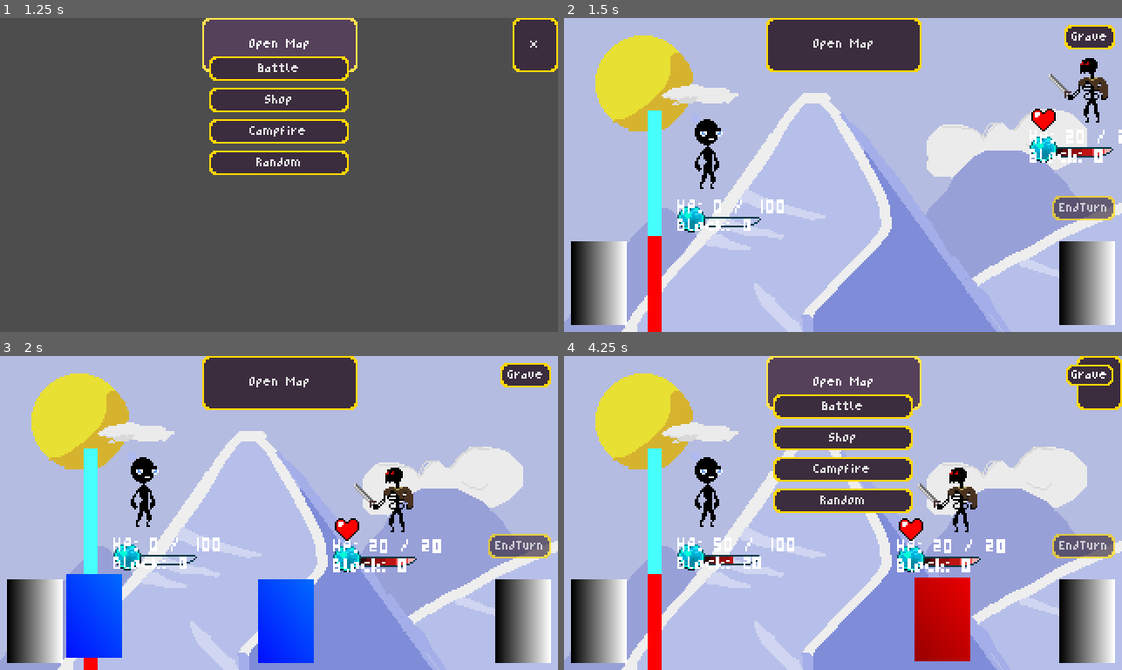
Above: before the commit, frames 1-4 (two rows, left to right).
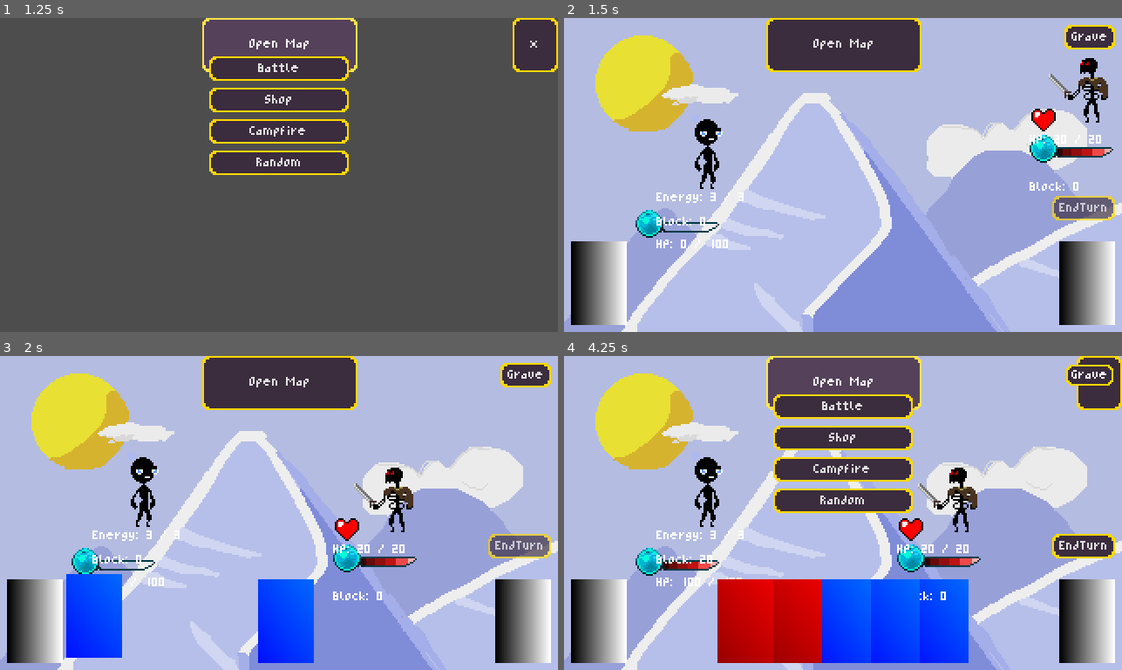
Above: after the commit, the same moments.

Repository: Morph1s/Psychopompos
Game: Godot game, scene res://scenes/main.tscn
Same seed, same stepped clock (60 frames per second), same inputs: the game is played once before the commit and once after it.
Inputs (mouse positions are in pixels of both pictures, inside the frame that each line leads up to):
- Up to frame 1 (1.25 s): click "Open Map" at 0.5 s
- Up to frame 2 (1.5 s): click "Battle" at 1.25 s
- Up to frame 3 (2 s): no input
- Up to frame 4 (4.25 s): click "Grave" at 2 s; click (1082, 547) at 2.75 s, where only the run before the commit has a clickable "EndTurn"; click "Open Map" at 3.5 s

Frame 1 is identical in both runs. In frame 2, 3.3% of the frame differs, in the area x 12-100%, y 29-100%; in frame 3, 2.8%; in frame 4, 17%, in the area x 12-99%, y 29-100%.

Commit message:
feat: 113 Implementing Energy-Cost Besides Implementing Logik, I also made changes to the PlayerHud and made an entry in the StateMachine. closes #113

Diff:
--- a/resources/cards/defend.tres
+++ b/resources/cards/defend.tres
@@ -24,4 +24,5 @@
 on_play_action = Array[ExtResource("1_gmmty")]([SubResource("Resource_jcy5c")])
 on_graveyard_action = Array[ExtResource("1_gmmty")]([])
 targeted = false
+energy_cost = 1
 metadata/_custom_type_script = "uid://4vek3hvofbhy"
--- a/resources/cards/strike.tres
+++ b/resources/cards/strike.tres
@@ -24,4 +24,5 @@
 on_play_action = Array[ExtResource("1_fkwoo")]([SubResource("Resource_70hq6")])
 on_graveyard_action = Array[ExtResource("1_fkwoo")]([])
 targeted = true
+energy_cost = 1
 metadata/_custom_type_script = "uid://4vek3hvofbhy"
--- /dev/null
+++ b/resources/characters/Warrior_Stats.tres
@@ -0,0 +1,9 @@
+[gd_resource type="Resource" script_class="PlayerStats" load_steps=2 format=3 uid="uid://cdma0wk0jbcac"]
+
+[ext_resource type="Script" uid="uid://bxxpdijpxt8sn" path="res://scripts/custom_resources/player_stats.gd" id="1_pdq4i"]
+
+[resource]
+script = ExtResource("1_pdq4i")
+maximum_energy = 3
+maximum_hitpoints = 50
+metadata/_custom_type_script = "uid://bxxpdijpxt8sn"
--- a/scenes/characters/test_character.tscn
+++ b/scenes/characters/test_character.tscn
@@ -1,18 +1,11 @@
-[gd_scene load_steps=5 format=3 uid="uid://6wnlmm80st27"]
+[gd_scene load_steps=4 format=3 uid="uid://6wnlmm80st27"]
 
 [ext_resource type="PackedScene" uid="uid://b086lic3ys2g6" path="res://scenes/characters/character.tscn" id="1_t8p1r"]
+[ext_resource type="Resource" uid="uid://cdma0wk0jbcac" path="res://resources/characters/Warrior_Stats.tres" id="2_uexm4"]
 [ext_resource type="Texture2D" uid="uid://dswkxd5k64ba1" path="res://assets/graphics/characters/placeHolder_player1.png" id="2_wllic"]
-[ext_resource type="Script" uid="uid://bxxpdijpxt8sn" path="res://scripts/custom_resources/player_stats.gd" id="2_yi1db"]
-
-[sub_resource type="Resource" id="Resource_pvixp"]
-script = ExtResource("2_yi1db")
-maximum_energy = 3
-maximum_energy_deficit = 3
-maximum_hitpoints = 25
-metadata/_custom_type_script = "uid://bxxpdijpxt8sn"
 
 [node name="TestCharacter" instance=ExtResource("1_t8p1r")]
-stats = SubResource("Resource_pvixp")
+stats = ExtResource("2_uexm4")
 
 [node name="CharacterImage" parent="." index="0"]
 texture = ExtResource("2_wllic")
--- a/scenes/encounters/battle.tscn
+++ b/scenes/encounters/battle.tscn
@@ -69,6 +69,7 @@
 
 [connection signal="choose_enemy_intents" from="StateMachine/PlayerStartTurn" to="." method="_on_player_start_turn_choose_enemy_intents"]
 [connection signal="draw_cards" from="StateMachine/PlayerStartTurn" to="." method="_on_player_start_turn_draw_cards"]
+[connection signal="reset_energy" from="StateMachine/PlayerStartTurn" to="." method="_on_player_start_turn_reset_energy"]
 [connection signal="resolve_enemy_intents" from="StateMachine/EnemyTurn" to="." method="_on_enemy_turn_resolve_enemy_intents"]
 [connection signal="mouse_entered" from="PlayArea" to="CardHandler" method="_on_play_area_mouse_entered"]
 [connection signal="mouse_exited" from="PlayArea" to="CardHandler" method="_on_play_area_mouse_exited"]
--- a/scenes/ui/entity_hud.tscn
+++ b/scenes/ui/entity_hud.tscn
@@ -1,15 +1,9 @@
-[gd_scene load_steps=7 format=3 uid="uid://qm4xvb6vqwt6"]
+[gd_scene load_steps=5 format=3 uid="uid://qm4xvb6vqwt6"]
 
 [ext_resource type="Theme" uid="uid://gu54ssij03su" path="res://resources/theme/main_theme.tres" id="1_elymy"]
 [ext_resource type="Script" uid="uid://rqst1nkft1gr" path="res://scripts/ui/entity_hud.gd" id="1_qf4hu"]
 [ext_resource type="Texture2D" uid="uid://cx7lhttskmu26" path="res://assets/graphics/ui/hp_energy_bar/hpbar_over.png" id="3_yp36h"]
 [ext_resource type="Texture2D" uid="uid://ddgrrrit28y50" path="res://assets/graphics/ui/hp_energy_bar/hpbar_progress.png" id="4_1ufrs"]
-
-[sub_resource type="LabelSettings" id="LabelSettings_cu66s"]
-font_size = 9
-
-[sub_resource type="LabelSettings" id="LabelSettings_yp36h"]
-font_size = 9
 
 [node name="EntityHud" type="Control"]
 layout_mode = 3
@@ -32,17 +26,17 @@
 texture_progress_offset = Vector2(16, 0)
 
 [node name="BlockLabel" type="Label" parent="."]
-layout_mode = 0
-offset_top = 8.0
+layout_mode = 1
+anchors_preset = 2
+anchor_top = 1.0
+anchor_bottom = 1.0
+offset_top = -13.0
 offset_right = 47.0
-offset_bottom = 21.0
+grow_vertical = 0
 text = "Block:"
-label_settings = SubResource("LabelSettings_cu66s")
 
 [node name="HpLabel" type="Label" parent="."]
-layout_mode = 0
-offset_top = -3.0
+layout_mode = 1
 offset_right = 40.0
-offset_bottom = 10.0
+offset_bottom = 13.0
 text = "HP:"
-label_settings = SubResource("LabelSettings_yp36h")
--- a/scenes/ui/player_hud.tscn
+++ b/scenes/ui/player_hud.tscn
@@ -16,29 +16,48 @@
 [node name="PlayerHud" instance=ExtResource("1_e6e0b")]
 offset_left = 20.0
 offset_top = 130.0
-offset_right = 60.0
-offset_bottom = 150.0
+offset_right = 95.0
+offset_bottom = 168.0
 script = ExtResource("2_31ty4")
 
 [node name="HpBar" parent="." index="0"]
-offset_left = 12.0
-offset_top = 7.0
-offset_right = 76.0
-offset_bottom = 15.0
+layout_mode = 1
+anchors_preset = 8
+anchor_left = 0.5
+anchor_top = 0.5
+anchor_right = 0.5
+anchor_bottom = 0.5
+offset_left = -32.0
+offset_top = -8.0
+offset_right = 32.0
+offset_bottom = 4.0
+grow_horizontal = 2
+grow_vertical = 2
 
 [node name="BlockLabel" parent="." index="1"]
-offset_left = 12.0
-offset_top = 15.0
-offset_right = 59.0
-offset_bottom = 28.0
+anchors_preset = 4
+anchor_top = 0.5
+anchor_bottom = 0.5
+offset_top = -6.5
+offset_bottom = 6.5
+grow_vertical = 2
 
 [node name="HpLabel" parent="." index="2"]
-offset_left = 12.0
-offset_top = 4.0
-offset_right = 52.0
-offset_bottom = 17.0
+anchors_preset = 2
+anchor_top = 1.0
+anchor_bottom = 1.0
+offset_top = -13.0
+offset_bottom = 0.0
+grow_vertical = 0
 
-[node name="EnergyBar" type="TextureProgressBar" parent="." index="3"]
+[node name="EnergyLabel" type="Label" parent="." index="3"]
+layout_mode = 1
+offset_right = 40.0
+offset_bottom = 11.0
+text = "Energy:"
+
+[node name="EnergyBar" type="TextureProgressBar" parent="." index="4"]
+visible = false
 layout_mode = 1
 anchors_preset = -1
 anchor_left = 0.05
--- a/scripts/battle/battle.gd
+++ b/scripts/battle/battle.gd
@@ -30,6 +30,9 @@
 func _on_player_start_turn_choose_enemy_intents() -> void:
 	enemy_handler.choose_intent()
 
+func _on_player_start_turn_reset_energy() -> void:
+	player_character.reset_energy()
+
 #endregion
 
 #region enemy turn
--- a/scripts/battle/card_handler.gd
+++ b/scripts/battle/card_handler.gd
@@ -27,6 +27,7 @@
 var hovered_enemy_id: int = -1
 var mouse_on_play_area: bool = false
 
+const WARRIOR_STATS : PlayerStats = preload("res://resources/characters/Warrior_Stats.tres")
 
 var draw_pile: Array[CardType]
 var hand: Array[Card] = []
@@ -113,6 +114,7 @@
 	if not hand.is_empty():
 		_update_hand_positions()
 
+
 #region local functions
 
 # used to animate the cards to their respective position
@@ -166,14 +168,20 @@
 	# play targeted card
 	if selected_card:
 		if event.is_action_released("left_click") and selected_card.card_type.targeted and hovered_enemy_id>-1:
+			print("card cost: ", selected_card.card_type.energy_cost)
+			for i in range(selected_card.card_type.energy_cost):
+				WARRIOR_STATS.lose_one_energy()                      # resolve energy_cost
 			selected_card.play(hovered_enemy_id)
 			discard_card_from_hand(selected_card)
 			deselect_card()
 
 
-	# play untageted card
+	# play untargeted card
 	if selected_card:
 		if event.is_action_released("left_click") and !selected_card.card_type.targeted and mouse_on_play_area:
+			print("card cost: ", selected_card.card_type.energy_cost)
+			for i in range(selected_card.card_type.energy_cost):
+				WARRIOR_STATS.lose_one_energy()                       # resolve energy_cost
 			selected_card.play()
 			discard_card_from_hand(selected_card)
 			deselect_card()
@@ -213,9 +221,10 @@
 #endregion
 
 
+## for determening mouseposition
 func _on_play_area_mouse_entered() -> void:
-	mouse_on_play_area = true # Replace with function body.
+	mouse_on_play_area = true
 
 
 func _on_play_area_mouse_exited() -> void:
-	mouse_on_play_area = false # Replace with function body.
+	mouse_on_play_area = false
--- a/scripts/battle/state_machine/player_start_turn.gd
+++ b/scripts/battle/state_machine/player_start_turn.gd
@@ -3,6 +3,7 @@
 
 signal choose_enemy_intents
 signal draw_cards
+signal reset_energy
 
 func enter():
 	print("Entered PlayerStartTurn")
@@ -15,7 +16,10 @@
 	# 3. draw cards
 	await get_tree().create_timer(0.2).timeout
 	draw_cards.emit()
-	# 4. enter state idle
+	# 4. reset energy
+	await get_tree().create_timer(0.2).timeout
+	reset_energy.emit()
+	# 5. enter state idle
 	await get_tree().create_timer(1.0).timeout
 	state_machine.transition_to("Idle")
 
--- a/scripts/card/card.gd
+++ b/scripts/card/card.gd
@@ -55,6 +55,8 @@
 ##
 ## if the card requires targeting an enemy, add its id as the parameter
 func play(target_id: int = -1) -> void:
+	#get_tree().get_first_node_in_group("player").stats.current_energy
+
 	var actions: Array[Action] = card_type.on_play_action
 	for action in actions:
 		action.resolve(_get_targets(action.target_type, target_id))
--- a/scripts/characters/player.gd
+++ b/scripts/characters/player.gd
@@ -17,6 +17,9 @@
 func gain_block(amount: int) -> void:
 	stats.block += amount
 
+func reset_energy() -> void:
+	stats.current_energy = stats.maximum_energy
+
 func initialize() -> void:
 	stats.initialize()
 
@@ -32,9 +35,8 @@
 	await get_tree().create_timer(1).timeout
 
 	stats.maximum_hitpoints = 100
-	stats.current_hitpoints = 50
+	stats.current_hitpoints = 100
 	stats.block = 20
-	stats.current_energy = 2
 
 func get_attacked(damage_amount: int) -> void:
 	take_damage(damage_amount)
@@ -44,10 +46,9 @@
 func _on_died() -> void:
 	print("Player died")
 
-func _on_energy_changed(new_energy: int, maximum_energy: int, maximum_energy_deficit: int) -> void:
+func _on_energy_changed(new_energy: int, maximum_energy: int) -> void:
 	player_hud.set_current_energy(new_energy)
 	player_hud.set_max_energy(maximum_energy)
-	player_hud.set_max_energy_deficit(maximum_energy_deficit)
 	print("Player Energy changed")
 
 func _on_hitpoints_changed(new_hp: int, max_hp: int) -> void:
--- a/scripts/custom_resources/card_type.gd
+++ b/scripts/custom_resources/card_type.gd
@@ -5,6 +5,7 @@
 @export var on_play_action : Array[Action]
 @export var on_graveyard_action : Array[Action]
 @export var targeted : bool = false
+@export var energy_cost : int
 
 ## has to be called when adding a new card to the deck
 func create_instance() -> CardType:
--- a/scripts/custom_resources/player_stats.gd
+++ b/scripts/custom_resources/player_stats.gd
@@ -1,34 +1,39 @@
 class_name PlayerStats
 extends EntityStats
 
-signal energy_changed(new_energy: int, maximum_energy: int, maximum_energy_deficit)
+signal energy_changed(new_energy: int, maximum_energy: int)
 
 @export var maximum_energy: int = 3:
 	set(value):
-		var old_maximum_energy = maximum_energy
 		maximum_energy = value
-		_check_energy_limits()
+		#_check_energy_limits()
+		print("Trying to change maximum Energy. value: ", maximum_energy)
+		energy_changed.emit(current_energy, maximum_energy)
 
-		if old_maximum_energy != maximum_energy:
-			energy_changed.emit(current_energy, maximum_energy, maximum_energy_deficit)
+#@export var maximum_energy_deficit: int = 3:
+	#set(value):
+		#var old_maximum_energy_deficit = maximum_energy_deficit
+		#maximum_energy_deficit = value
+		#_check_energy_limits()
+		#
+		#if old_maximum_energy_deficit != maximum_energy_deficit:
+			#energy_changed.emit(current_energy, maximum_energy, maximum_energy_deficit)
 
-@export var maximum_energy_deficit: int = 3:
+@export var current_energy: int = 0:
 	set(value):
-		var old_maximum_energy_deficit = maximum_energy_deficit
-		maximum_energy_deficit = value
-		_check_energy_limits()
+		current_energy = value
+		#current_energy = clamp(current_energy,-99,maximum_energy)
+		print("Trying to change current Energy. Value: ", current_energy)
+		energy_changed.emit(current_energy, maximum_energy)
 
-		if old_maximum_energy_deficit != maximum_energy_deficit:
-			energy_changed.emit(current_energy, maximum_energy, maximum_energy_deficit)
+func lose_one_energy()->void:
+	print("current energy before energy lost: ", current_energy)
+	current_energy -= 1
+	if current_energy < 0 :
+		lose_hp(current_energy*current_energy)
+	print("current energy after energy lost: ", current_energy)
 
-var current_energy: int = 0:
-	set(value):
-		var old_energy = current_energy
-		current_energy = clamp(value,-maximum_energy_deficit, maximum_energy)
-		print("Trying to change current Energy")
-		if old_energy != current_energy:
-			energy_changed.emit(current_energy, maximum_energy, maximum_energy_deficit)
 
 # To limit current energy if it's e.g bigger than max_energy or smaller than deficit
-func _check_energy_limits() -> void:
-	current_energy = clamp(current_energy, -maximum_energy_deficit, maximum_energy)
+#func _check_energy_limits() -> void:
+	#current_energy = clamp(current_energy, -99, maximum_energy)
--- a/scripts/ui/player_hud.gd
+++ b/scripts/ui/player_hud.gd
@@ -3,10 +3,11 @@
 
 var current_energy: int = 3
 var max_energy: int = 3
-var max_energy_deficit: int = -3
+#var max_energy_deficit: int = -3
 
 @onready var energy_bar: TextureProgressBar = $EnergyBar
-@onready var energy_label_current: Label = $EnergyLabelCurrent
+@onready var energy_label: Label = $EnergyLabel
+
 
 func _ready() -> void:
 	_update_display()
@@ -19,13 +20,13 @@
 	max_energy = value
 	_update_display()
 
-func set_max_energy_deficit(value: int) -> void:
-	max_energy_deficit = value
-	_update_display()
+#func set_max_energy_deficit(value: int) -> void:
+	#max_energy_deficit = value
+	#_update_display()
 
 func _update_display() -> void:
 	super._update_display()
-	print("Value: %d" % [current_energy])
+	energy_label.text = "Energy: %d / %d" % [current_energy, max_energy]
 	energy_bar.value = current_energy
 	energy_bar.max_value = max_energy
-	energy_bar.min_value = -max_energy_deficit
+	#energy_bar.min_value = -max_energy_deficit
